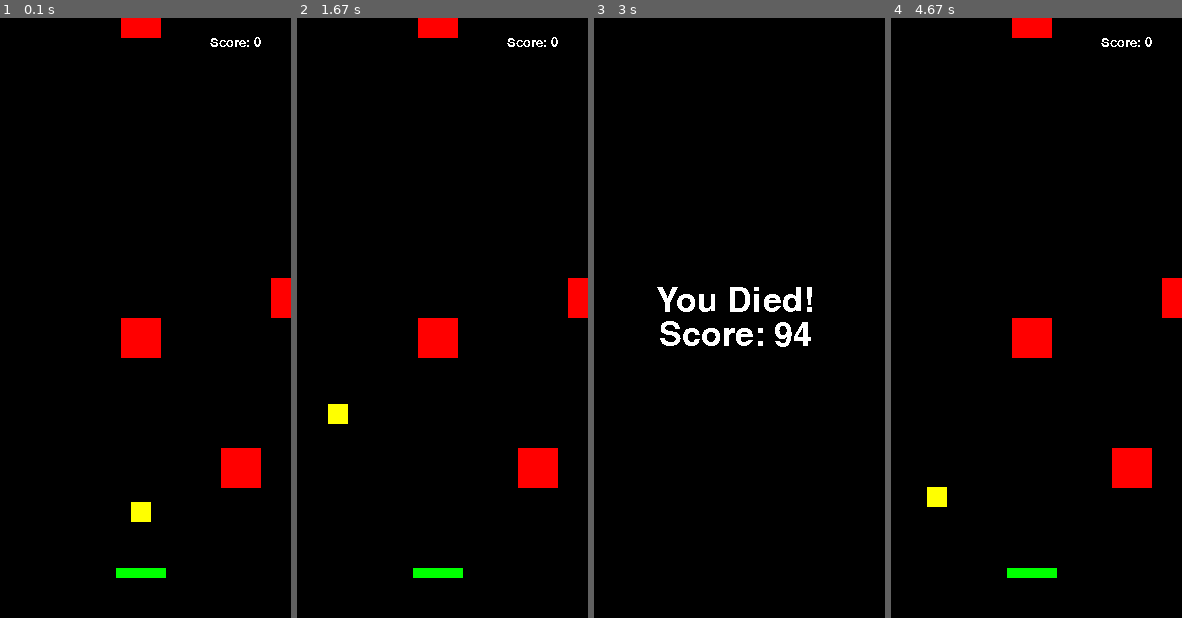
Above: before the commit, frames 1-4 (left to right).
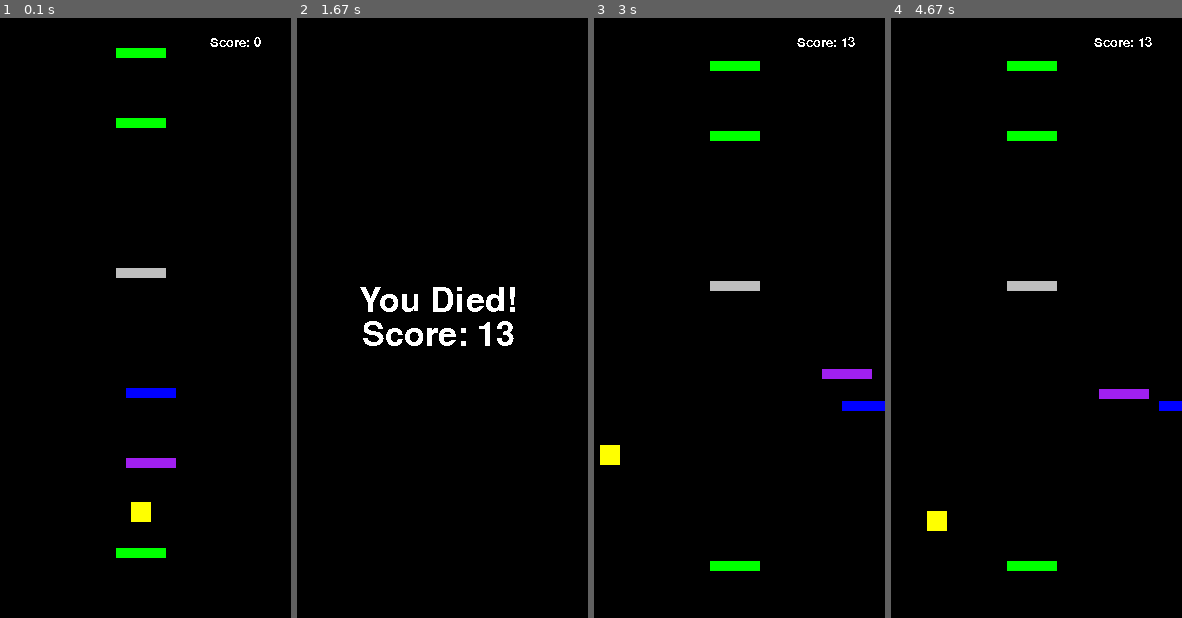
Above: after the commit, the same moments.

Repository: lolloz98/pygame_games
Game: pygame game, started from dodo_jump/main.py
Two runs of this game, one before a commit and one after it. Both use one fixed random seed, a clock stepped at 60 frames per second and the inputs below.
Inputs:
- Up to frame 1 (0.1 s): no input
- Up to frame 2 (1.67 s): hold D 0.33-0.8 s; hold D 0.83-1.3 s; hold A from 1.33 s (still down)
- Up to frame 3 (3 s): release A at 1.87 s; hold A 1.9-2.3 s; hold D 2.33-2.97 s
- Up to frame 4 (4.67 s): hold A 3.4-3.87 s; hold D 3.9-4.37 s; hold D from 4.4 s (still down)

The runs differ from the first frame. In frame 1, 4.8% of the frame differs, in the area x 39-100%, y 0-94%; in frame 2, 4.8%; in frame 3, 3.7%; in frame 4, 5.0%, in the area x 12-100%, y 0-94%.

Commit message:
DODO-JUMP Better error handling

Diff:
--- a/dodo_jump/effects.py
+++ b/dodo_jump/effects.py
@@ -73,9 +73,11 @@
         character.curr_velocity_y -= self.jump
 
 
-class BasicEnemy(Effect):
+class DisappearingObj(Effect):
     def applyEffectToPlayerOnTop(self, character: player.Player):
         self.disappear = True
 
+
+class BasicEnemy(DisappearingObj):
     def applyEffectToPlayerOnBottom(self, character: player.Player):
         character.die()
--- a/dodo_jump/levels.py
+++ b/dodo_jump/levels.py
@@ -3,21 +3,30 @@
 from enemy import *
 
 
-def level1(p: Vector2):
+def level1(lastY):
     return [
-        normalTile(p.elementwise() + Vector2(150, 550)),
-        movingTileXY(p.elementwise() + Vector2(150, 400)),
-        movingAsCharOnX(p.elementwise() + Vector2(150, 200)),
-        jumpingTile(p.elementwise() + Vector2(150, 50)),
-        normalTile(p.elementwise() + Vector2(150, -20)),
+        normalTile(Vector2(150, lastY - 20)),
+        movingTileXY(Vector2(150, lastY - 100)),
+        movingAsCharOnX(Vector2(150, lastY - 180)),
+        jumpingTile(Vector2(150, lastY - 300)),
+        normalTile(Vector2(150, lastY - 450)),
     ]
 
 
-def level2(p: Vector2):
+def level2(lastY):
     return [
-        normalTile(p.elementwise() + Vector2(150, 550)),
-        basicEnemy(p.elementwise() + Vector2(250, 430)),
-        basicEnemy(p.elementwise() + Vector2(150, 300)),
-        basicEnemy(p.elementwise() + Vector2(300, 260)),
-        basicEnemy(p.elementwise() + Vector2(150, -20)),
+        normalTile(Vector2(150, lastY - 80)),
+        disappearingTile(Vector2(250, lastY - 160)),
+        basicEnemy(Vector2(150, lastY - 300)),
+        basicEnemy(Vector2(300, lastY - 400)),
+        basicEnemy(Vector2(150, lastY - 500)),
     ]
+
+
+def appendLevel(objs, group_collider):
+    if len(objs) == 0:
+        lev = level1(550)
+    else:
+        lev = level2(objs[-1].rect.midbottom[1])
+    objs += lev
+    group_collider.add(lev)
--- a/dodo_jump/movable_obj_manager.py
+++ b/dodo_jump/movable_obj_manager.py
@@ -5,9 +5,10 @@
 class MovableObjectsManager:
     def __init__(self):
         # self.tiles = [normalTile((150, 550)), movingTileXY((150, 350)), jumpingTile((150, 150))]
-        self.objs = level2(pygame.Vector2(0, 0))
+        self.objs = []
         self.group = pygame.sprite.Group()
-        self.group.add(self.objs)
+        appendLevel(self.objs, self.group)
+        appendLevel(self.objs, self.group)
 
     def remove(self, movable_obj: MovableSprite):
         self.objs.remove(movable_obj)
--- a/dodo_jump/tile.py
+++ b/dodo_jump/tile.py
@@ -17,3 +17,7 @@
 
 def jumpingTile(position, color='Grey'):
     return MovableSprite(position, effects.JumpHighEffect(), color=color)
+
+
+def disappearingTile(position, color='White'):
+    return MovableSprite(position, effects.DisappearingObj(), color=color)
